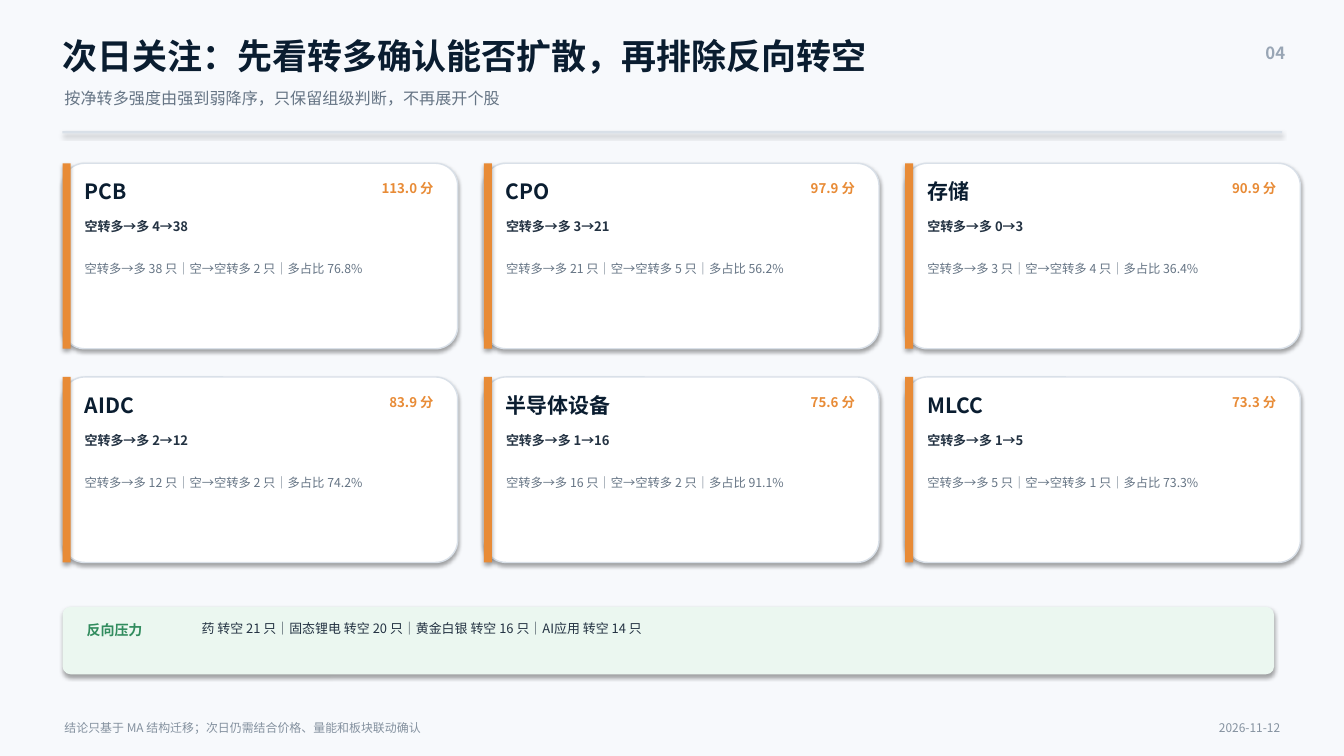
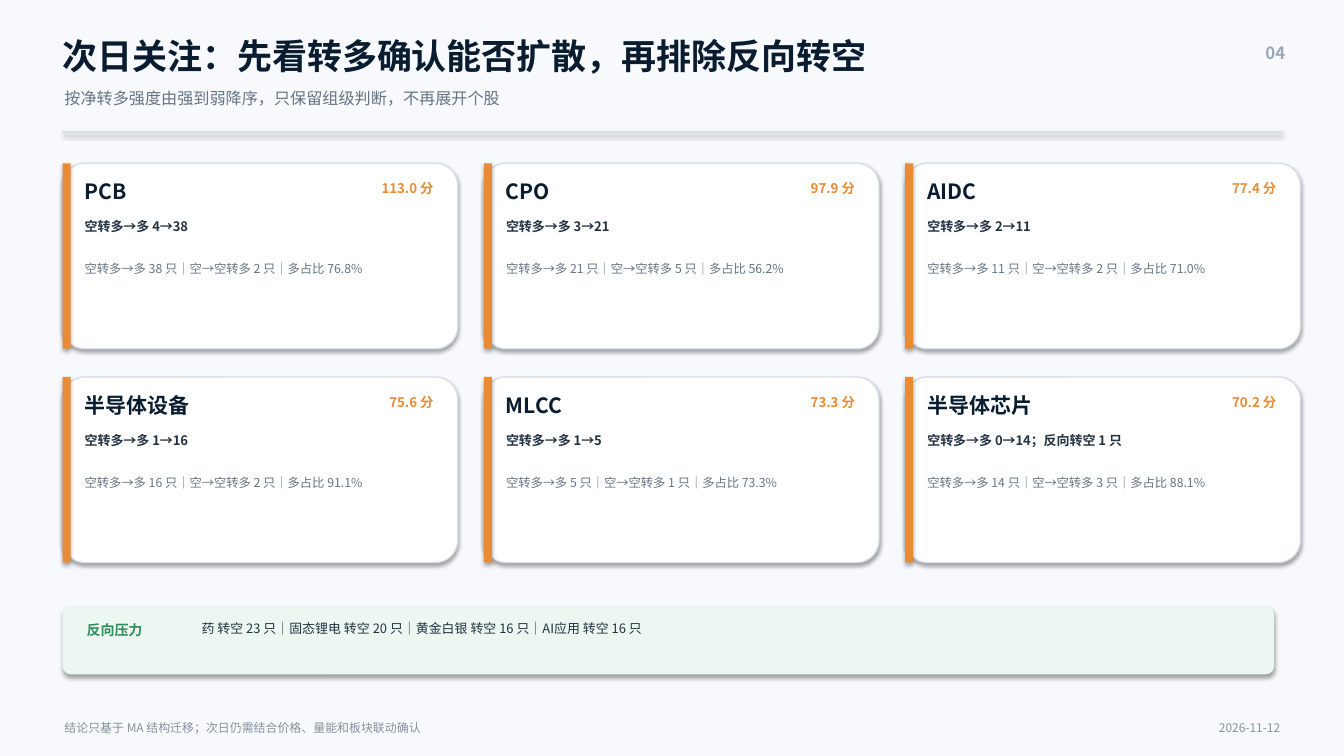
Before and after one commit to nancybhc/a-share-blast-lab, a slide deck: slide 4 of assets/多空阶段简报_2026-11-12.pptx. Drawn at 1344x756 pixels with LibreOffice and Linux fonts; fonts in the diff are those of the drawing. Boxes give left, top, right and bottom in pixels: in the first picture for what was removed or moved away, otherwise in the second. Text is boxed around its words. In the diff, an @@ line names an element or a change of style, - is before the commit and + after.

```diff
--- a/assets/多空阶段简报_2026-11-12.pptx
+++ b/assets/多空阶段简报_2026-11-12.pptx
@@ text at (927,183,976,200): text changed @@
-存储
+AIDC
@@ text at (1232,182,1276,194): text changed @@
-90.9 分
+77.4 分
@@ text at (927,220,1031,232): text changed @@
-空转多→多 0→3
+空转多→多 2→11
@@ text at (927,262,1205,274): text changed @@
-空转多→多 3 只｜空→空转多 4 只｜多占比 36.4%
+空转多→多 11 只｜空→空转多 2 只｜多占比 71.0%
@@ text at (85,395,190,415): text changed @@
-AIDC
+半导体设备
@@ text at (389,396,433,408): text changed @@
-83.9 分
+75.6 分
@@ text at (506,397,562,414): text changed @@
-半导体设备
+MLCC
@@ text at (811,396,855,408): text changed @@
-75.6 分
+73.3 分
@@ text at (927,395,1032,415): text changed @@
-MLCC
+半导体芯片
@@ text at (1232,396,1276,408): text changed @@
-73.3 分
+70.2 分
@@ text at (85,434,188,446): text changed @@
-空转多→多 2→12
+空转多→多 1→16
@@ text at (506,434,602,446): text changed @@
-空转多→多 1→16
+空转多→多 1→5
@@ text at (927,434,1122,447): text changed @@
-空转多→多 1→5
+空转多→多 0→14；反向转空 1 只
@@ text at (85,476,362,488): text changed @@
-空转多→多 12 只｜空→空转多 2 只｜多占比 74.2%
+空转多→多 16 只｜空→空转多 2 只｜多占比 91.1%
@@ text at (506,476,777,488): text changed @@
-空转多→多 16 只｜空→空转多 2 只｜多占比 91.1%
+空转多→多 5 只｜空→空转多 1 只｜多占比 73.3%
@@ text at (927,476,1205,488): text changed @@
-空转多→多 5 只｜空→空转多 1 只｜多占比 73.3%
+空转多→多 14 只｜空→空转多 3 只｜多占比 88.1%
@@ text at (202,622,642,635): text changed @@
-药 转空 21 只｜固态锂电 转空 20 只｜黄金白银 转空 16 只｜AI应用 转空 14 只
+药 转空 23 只｜固态锂电 转空 20 只｜黄金白银 转空 16 只｜AI应用 转空 16 只
```
Also in this commit, not shown: 3 other slides changed, 10 other files.
